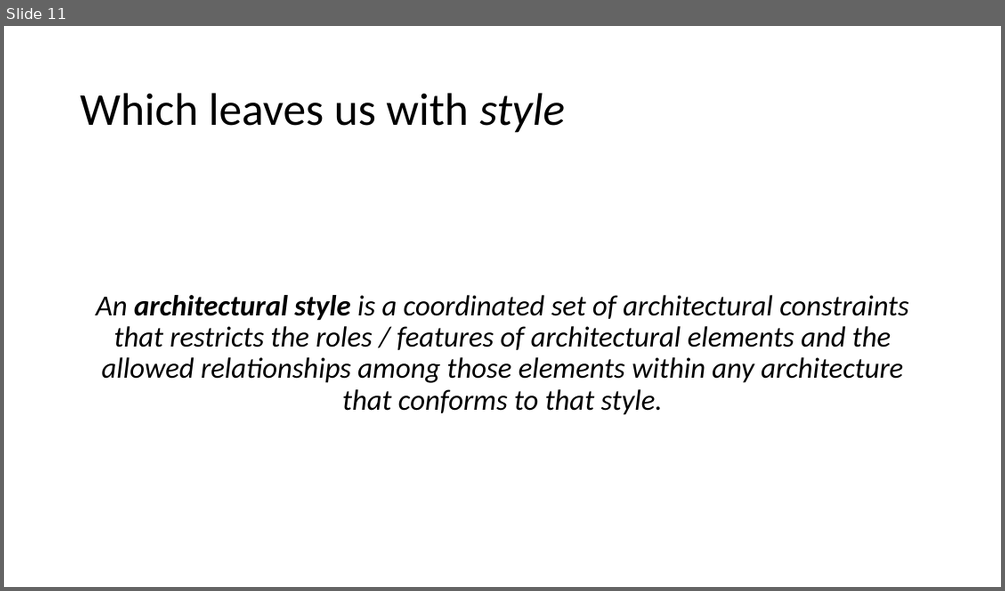
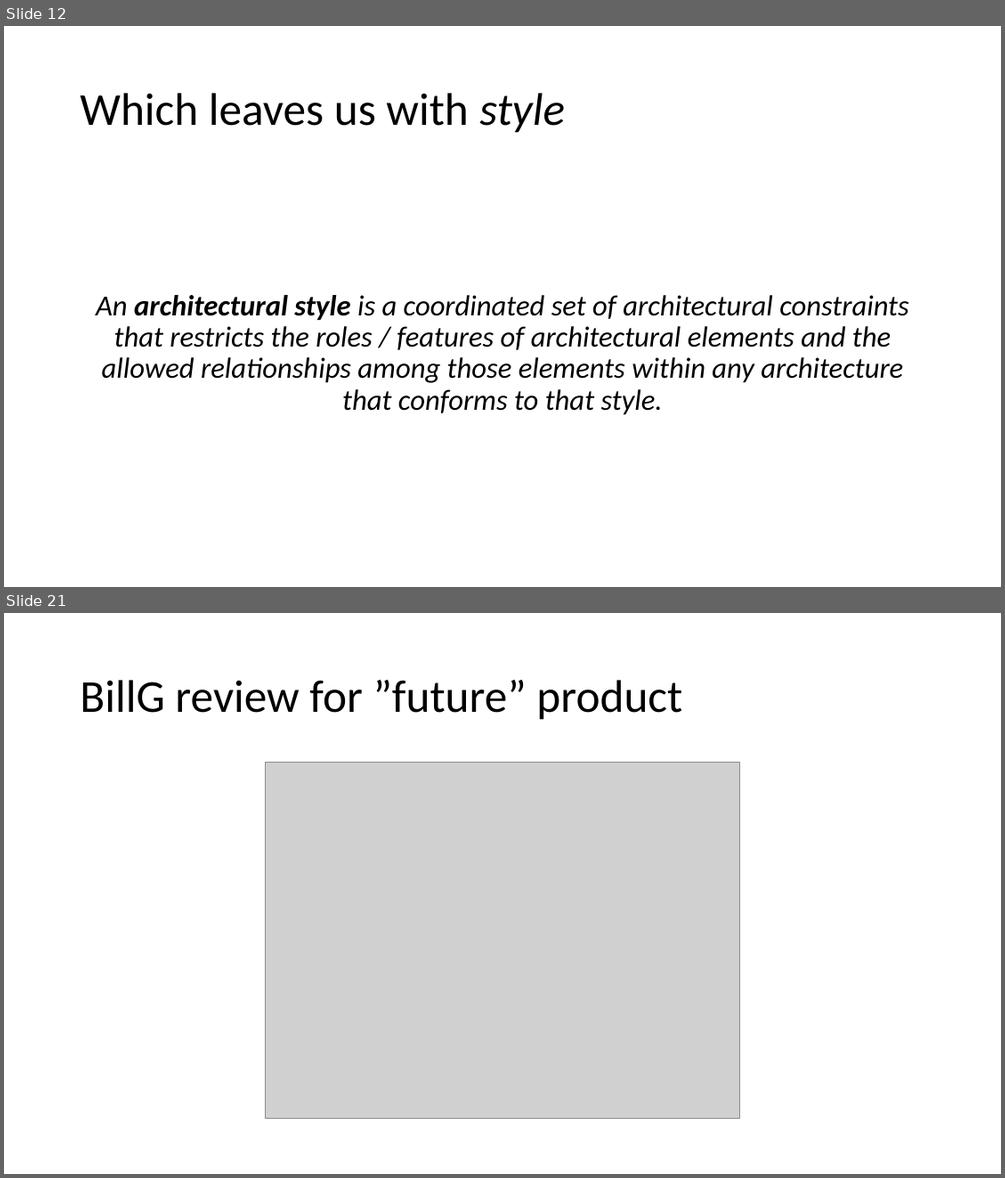
Before and after one commit to IrenaNiu/SU_CPSC_5200_20WQ, a slide deck: lectures/01 - Introduction.pptx. Shown one above the other, each under a label of ours: slide 11 before the commit, slides 12 and 21 after it; the slides between them are not shown. The pictures are 1005x591 and 1005x1178 pixels, drawn with LibreOffice and Linux fonts; fonts in the diff are those of the drawing; grey boxes stand for pictures. Boxes give left, top, right and bottom in pixels: in the first picture for what was removed or moved away, otherwise in the second. Text is boxed around its words. In the diff, an @@ line names an element or a change of style, - is before the commit and + after.

```diff
--- a/lectures/01 - Introduction.pptx
+++ b/lectures/01 - Introduction.pptx
@@ slide 21 added at box(4, 613, 1001, 1174), background #FFFFFF @@
@@ title added at box(80, 680, 682, 720), 44 pt, text #000000 @@
+BillG review for ”future” product
@@ picture added at box(266, 763, 740, 1119) @@
@@ what was slide 11 is now slide 12 @@
```
Also in this commit, not shown: 3 slides changed, 13 other slides added.
